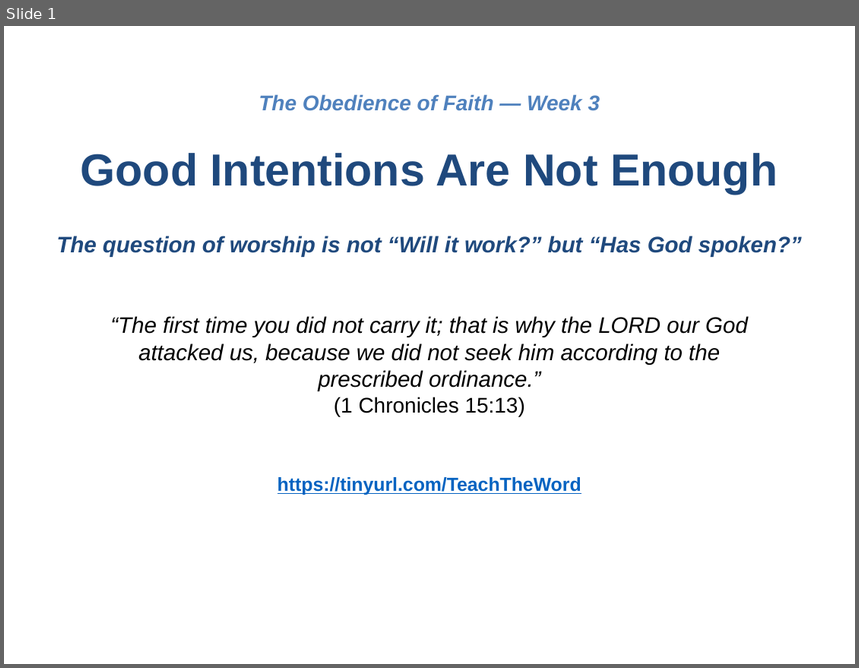
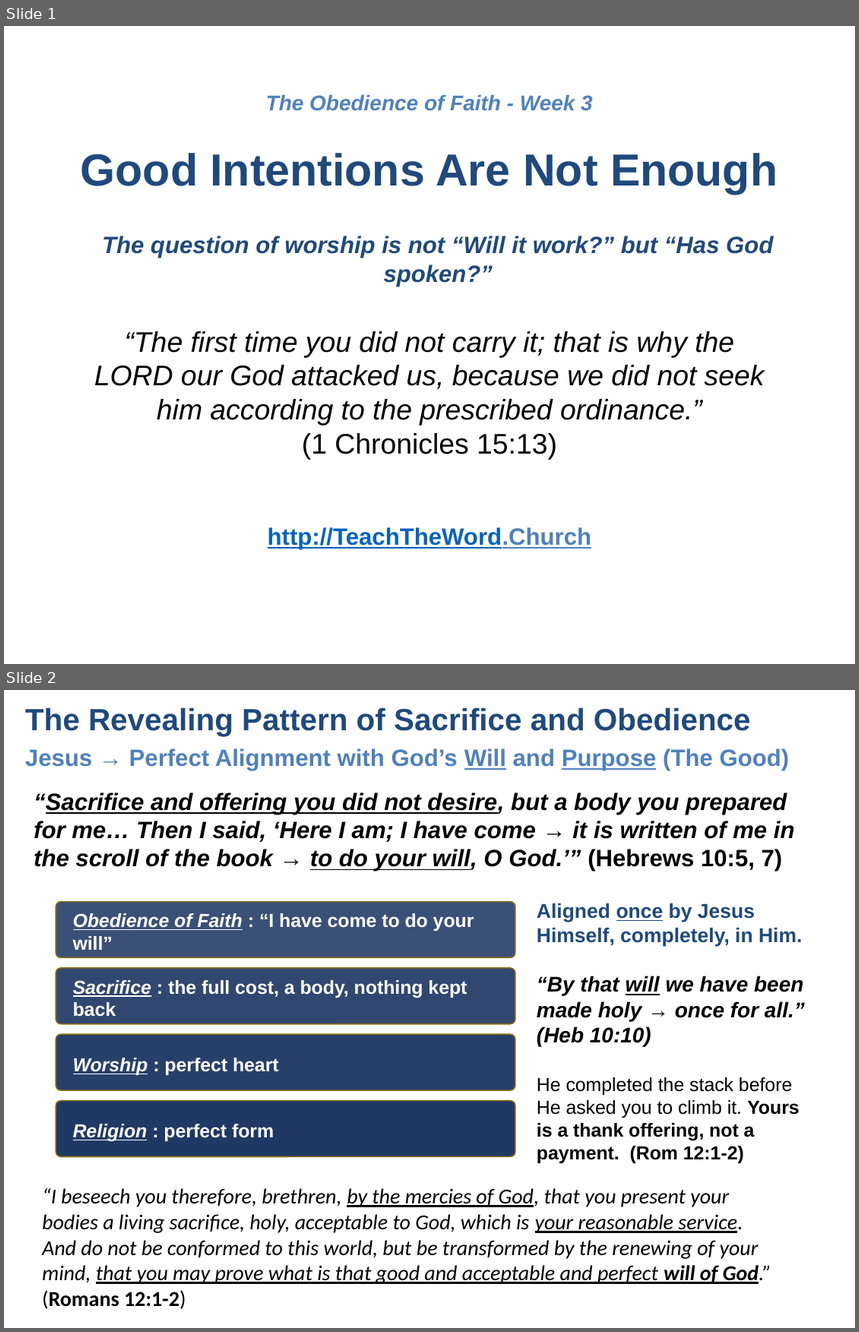
Before and after one commit to UsefulEngines/EvangelismPublic, a slide deck: 2026-Q4/03-GoodIntentions/Week03-GoodIntentionsAreNotEnough.pptx. Shown one above the other, each under a label of ours: slide 1 before the commit, slides 1 and 2 after it. The pictures are 859x668 and 859x1332 pixels, drawn with LibreOffice and Linux fonts; fonts in the diff are those of the drawing. Boxes give left, top, right and bottom in pixels: in the first picture for what was removed or moved away, otherwise in the second. Text is boxed around its words. In the diff, an @@ line names an element or a change of style, - is before the commit and + after.

```diff
--- a/2026-Q4/03-GoodIntentions/Week03-GoodIntentionsAreNotEnough.pptx
+++ b/2026-Q4/03-GoodIntentions/Week03-GoodIntentionsAreNotEnough.pptx
@@ slide 2 added at (4, 690, 855, 1328), background #FFFFFF @@
@@ text added at (25, 707, 751, 736), 26 pt, text #1F497D, bold @@
+The Revealing Pattern of Sacrifice and Obedience
@@ text added at (25, 749, 790, 771), 20 pt, text #4F81BD, bold @@
+Jesus → Perfect Alignment with God’s Will and Purpose (The Good)
@@ text added at (34, 793, 795, 872), 20 pt, text #000000, bold, italic @@
+“Sacrifice and offering you did not desire, but a body you prepared for me… Then I said, ‘Here I am; I have come → it is written of me in the scroll of the book → to do your will, O God.’” (Hebrews 10:5, 7)
@@ rounded rectangle added at (56, 902, 515, 958), fill #203864 at 88% opacity, outline #8A6D12 1 pt @@
@@ text added at (73, 913, 474, 950), 16 pt, text #FFFFFF, bold @@
+Obedience of Faith : “I have come to do your will”
@@ text added at (537, 904, 805, 1163), 16 pt, text #000000, bold @@
+Aligned once by Jesus Himself, completely, in Him.
+“By that will we have been made holy → once for all.” (Heb 10:10)
+He completed the stack before He asked you to climb it. Yours is a thank offering, not a payment. (Rom 12:1-2)
@@ rounded rectangle added at (56, 968, 515, 1024), fill #203864 at 92% opacity, outline #8A6D12 1 pt @@
@@ text added at (73, 980, 467, 1017), 16 pt, text #FFFFFF, bold @@
+Sacrifice : the full cost, a body, nothing kept back
@@ rounded rectangle added at (56, 1035, 515, 1091), fill #203864 at 96% opacity, outline #8A6D12 1 pt @@
@@ text added at (73, 1058, 279, 1075), 16 pt, text #FFFFFF, bold @@
+Worship : perfect heart
@@ rounded rectangle added at (56, 1101, 515, 1157), fill #203864, outline #8A6D12 1 pt @@
@@ text added at (73, 1124, 274, 1141), 16 pt, text #FFFFFF, bold @@
+Religion : perfect form
@@ text added at (42, 1189, 772, 1309), 18 pt, text #000000, italic @@
+“I beseech you therefore, brethren, by the mercies of God, that you present your
+bodies a living sacrifice, holy, acceptable to God, which is your reasonable service.
+And do not be conformed to this world, but be transformed by the renewing of your
+mind, that you may prove what is that good and acceptable and perfect will of God.”
+(Romans 12:1-2)
@@ slide 1 changed as well @@
@@ text at (266, 94, 593, 111): text changed @@
-The Obedience of Faith — Week 3
+The Obedience of Faith - Week 3
@@ text "The question of worship is ..." at (102, 236, 773, 287): size 19 to 20 pt @@
@@ text "“The first time you did ...": place and size @@
-text "“The first time you did ..." at (110, 316, 748, 417)
+text "“The first time you did ..." at (94, 332, 765, 460)
@@ text "“The first time you did ..." at (94, 332, 765, 460): size 19 to 24 pt in "“The first time you did not carry ..."; size 18 to 24 pt in "(1 Chronicles 15:13)" @@
@@ text removed at (278, 477, 582, 495) @@
-https://tinyurl.com/TeachTheWord
@@ text added at (268, 528, 591, 550), 20 pt, text #0563C1, bold, underline @@
+http://TeachTheWord.Church
```
Also in this commit, not shown: 6 other slides changed, 1 other slide added.
